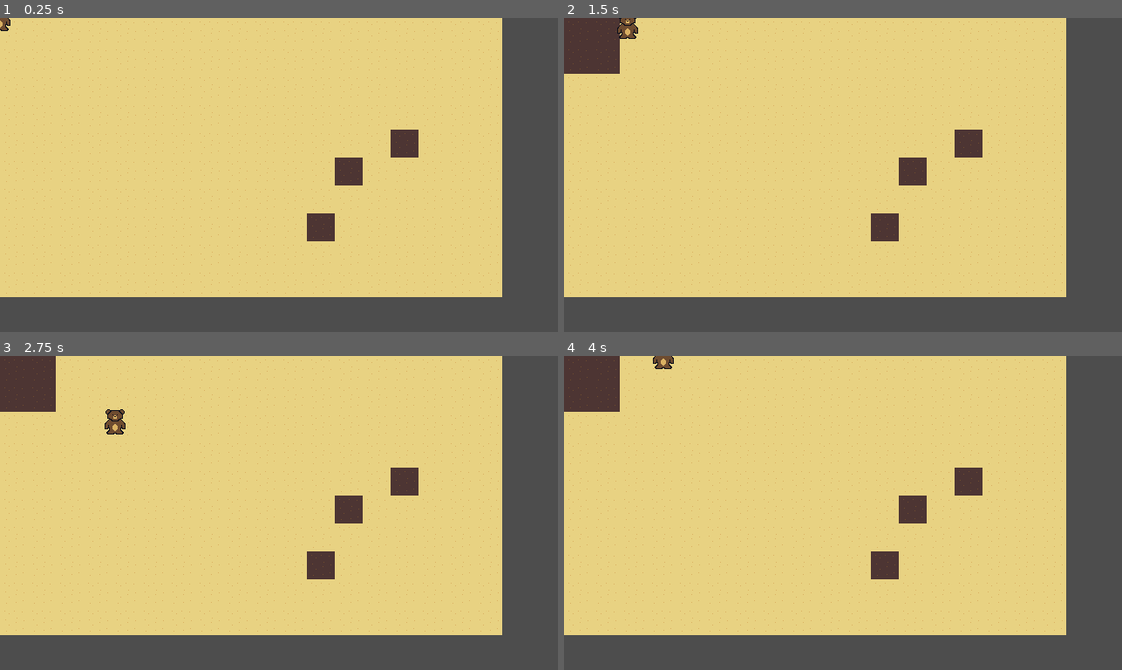
Above: before the commit, frames 1-4 (two rows, left to right).
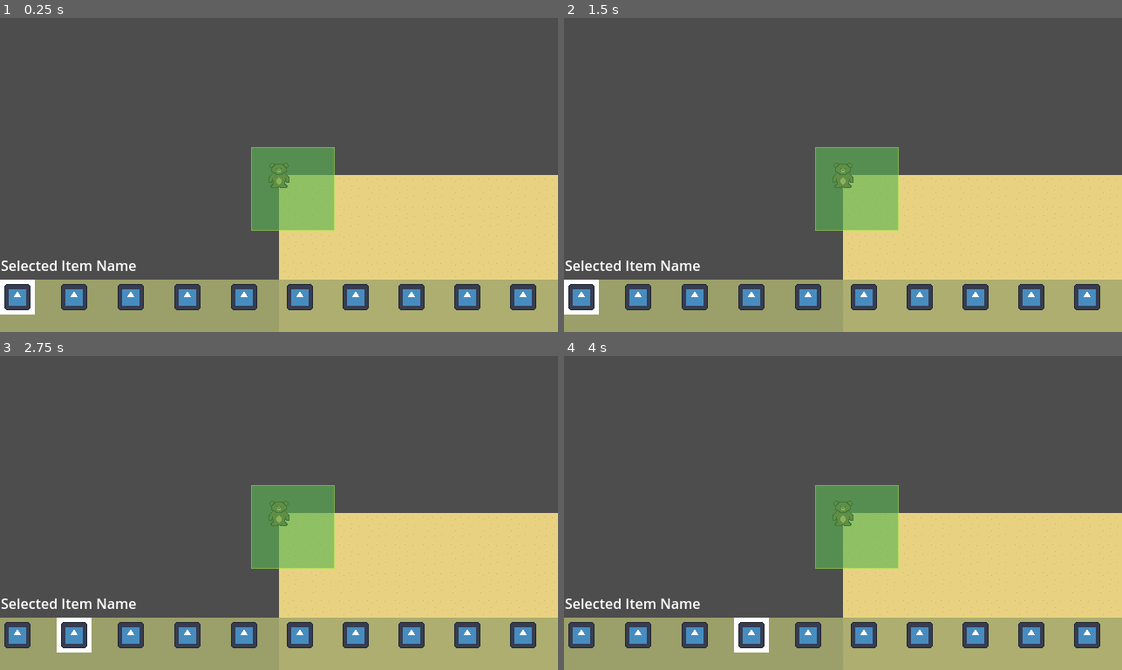
Above: after the commit, the same moments.

Repository: GregCK/beargarden
Game: Godot game, scene res://Scenes/garden_0.tscn
The game is run twice, just before and just after one commit, with the same random seed, the same clock (stepped at 60 frames per second) and the same inputs. The engine's default icon, where the game draws it, is replaced by a stand-in: a white triangle on a blue panel in a dark square.
Inputs (mouse positions are in pixels of both pictures, inside the frame that each line leads up to):
- Up to frame 1 (0.25 s): no input
- Up to frame 2 (1.5 s): tap Enter at 0.5 s; move the mouse to (965, 159) at 0.52 s; hold D (move_right) 0.53-1.28 s; hold 1 (item_1, bound only after the commit) 0.53-1.28 s; tap J (water) at 0.6 s; move the mouse to (731, 190) at 1.27 s; hold S (move_down) from 1.28 s (still down); tap 1 (item_1, bound only after the commit) at 1.35 s
- Up to frame 3 (2.75 s): tap 0 (item_10, bound only after the commit) at 1.55 s; move the mouse to (334, 443) at 2.02 s; release S (move_down) at 2.03 s; hold D (move_right) from 2.03 s (still down); hold 0 (item_10, bound only after the commit) from 2.03 s (still down); tap 2 (item_2, bound only after the commit) at 2.3 s
- Up to frame 4 (4 s): move the mouse to (815, 575) at 2.77 s; release D (move_right) at 2.78 s; release 0 (item_10, bound only after the commit) at 2.78 s; hold W (move_up) 2.78-3.53 s; tap 2 (item_2, bound only after the commit) at 2.85 s; tap 3 (item_3, bound only after the commit) at 3.05 s; move the mouse to (1010, 560) at 3.52 s; hold A (move_left) from 3.53 s (still down); hold 3 (item_3, bound only after the commit) from 3.53 s (still down); tap 4 (item_4, bound only after the commit) at 3.8 s

The runs differ from the first frame. In frame 1, 83% of the frame differs, in the area x 0-100%, y 0-100%; in frame 2, 83%; in frame 3, 83%; in frame 4, 83%.
Error after the commit: Parse Error: Class "Player" hides a global script class. (res://Scripts/Player.gd:1)

Commit message:
hotbar

Diff:
--- /dev/null
+++ b/Resources/Plant_Types/basil.tres
@@ -0,0 +1,13 @@
+[gd_resource type="Resource" script_class="Plant_Type" load_steps=3 format=3 uid="uid://dryckb281f6tv"]
+
+[ext_resource type="Script" path="res://Scripts/Plant_Type.gd" id="1_16etm"]
+[ext_resource type="Texture2D" uid="uid://dgv7yw3g5rvel" path="res://Resources/Assets/Images/seed0.png" id="1_yr750"]
+
+[resource]
+script = ExtResource("1_16etm")
+plant_name = "Basil"
+drinking_period = 6
+progress_to_mature = 10
+progress_to_sprite = {
+0: ExtResource("1_yr750")
+}
--- /dev/null
+++ b/Resources/Plant_Types/cucumber.tres
@@ -0,0 +1,10 @@
+[gd_resource type="Resource" script_class="Plant_Type" load_steps=2 format=3 uid="uid://pfyrtbjdbq4a"]
+
+[ext_resource type="Script" path="res://Scripts/Plant_Type.gd" id="1_t72ho"]
+
+[resource]
+script = ExtResource("1_t72ho")
+plant_name = "Cucumber"
+drinking_period = 4
+progress_to_mature = 10
+progress_to_sprite = {}
--- /dev/null
+++ b/Resources/Plant_Types/tomato.tres
@@ -0,0 +1,8 @@
+[gd_resource type="Resource" script_class="Plant" load_steps=2 format=3 uid="uid://c647j5q3dfrgf"]
+
+[ext_resource type="Script" path="res://Scripts/Plant_Type.gd" id="1_1ynat"]
+
+[resource]
+script = ExtResource("1_1ynat")
+plant_name = "Tomato"
+drinking_period = 3
--- a/Scenes/garden_0.tscn
+++ b/Scenes/garden_0.tscn
@@ -1,6 +1,6 @@
 [gd_scene load_steps=6 format=4 uid="uid://dk0g06qlr3v1f"]
 
-[ext_resource type="Script" path="res://Scripts/map.gd" id="1_f3ffi"]
+[ext_resource type="Script" path="res://Scripts/Map.gd" id="1_f3ffi"]
 [ext_resource type="PackedScene" uid="uid://dx6dg150rm5hg" path="res://Scenes/player.tscn" id="2_ei0gq"]
 [ext_resource type="PackedScene" uid="uid://bnyh07qddka1b" path="res://Scenes/grid_helper_front.tscn" id="2_o6a05"]
 [ext_resource type="TileSet" uid="uid://m4xvbm6t5g6x" path="res://Resources/TileSets/ground_set_32x32_0.tres" id="2_tr3ef"]
--- /dev/null
+++ b/Scenes/held_seed.tscn
@@ -0,0 +1,13 @@
+[gd_scene load_steps=3 format=3 uid="uid://dbrhyve5hlie8"]
+
+[ext_resource type="Script" path="res://Scripts/Held_Seed.gd" id="1_vh663"]
+[ext_resource type="Texture2D" uid="uid://dgv7yw3g5rvel" path="res://Resources/Assets/Images/seed0.png" id="2_fdevk"]
+
+[node name="HeldSeed" type="Node2D"]
+texture_filter = 1
+script = ExtResource("1_vh663")
+hotbarTexture = ExtResource("2_fdevk")
+
+[node name="Sprite2D" type="Sprite2D" parent="."]
+texture_filter = 1
+texture = ExtResource("2_fdevk")
--- /dev/null
+++ b/Scenes/hotbar_panel.tscn
@@ -0,0 +1,22 @@
+[gd_scene load_steps=3 format=3 uid="uid://drxy4m3mfwgf4"]
+
+[ext_resource type="Script" path="res://Scripts/Hotbar_Panel.gd" id="1_d07ml"]
+[ext_resource type="Texture2D" uid="uid://bqhqnmrqyx3kc" path="res://Resources/Assets/Images/icon.svg" id="1_nm1a3"]
+
+[node name="HotbarPanel" type="Panel"]
+offset_right = 40.0
+offset_bottom = 40.0
+size_flags_horizontal = 3
+script = ExtResource("1_d07ml")
+
+[node name="SelectRect" type="ColorRect" parent="."]
+layout_mode = 0
+offset_right = 40.0
+offset_bottom = 40.0
+
+[node name="Sprite2D" type="Sprite2D" parent="."]
+texture_filter = 1
+position = Vector2(19, 19)
+scale = Vector2(0.234131, 0.234131)
+texture = ExtResource("1_nm1a3")
+offset = Vector2(4, 4)
--- a/Scenes/player.tscn
+++ b/Scenes/player.tscn
@@ -1,7 +1,10 @@
-[gd_scene load_steps=3 format=3 uid="uid://dx6dg150rm5hg"]
+[gd_scene load_steps=6 format=3 uid="uid://dx6dg150rm5hg"]
 
-[ext_resource type="Script" path="res://Scripts/player.gd" id="1_hj2jj"]
+[ext_resource type="Script" path="res://Scripts/Player.gd" id="1_hj2jj"]
 [ext_resource type="Texture2D" uid="uid://svv4vclo07wi" path="res://Resources/Assets/Images/bear_front_32x32_0.png" id="2_py0j5"]
+[ext_resource type="Script" path="res://Scripts/HotBar.gd" id="3_2bdjw"]
+[ext_resource type="PackedScene" uid="uid://drxy4m3mfwgf4" path="res://Scenes/hotbar_panel.tscn" id="3_kt22t"]
+[ext_resource type="Script" path="res://Scripts/Hotbar_Container.gd" id="4_p5jo2"]
 
 [node name="Player" type="CharacterBody2D"]
 script = ExtResource("1_hj2jj")
@@ -9,3 +12,76 @@
 [node name="Sprite2D" type="Sprite2D" parent="."]
 texture_filter = 1
 texture = ExtResource("2_py0j5")
+
+[node name="Camera2D" type="Camera2D" parent="."]
+
+[node name="CanvasLayer" type="CanvasLayer" parent="."]
+
+[node name="HotBar" type="Control" parent="CanvasLayer"]
+layout_mode = 3
+anchors_preset = 12
+anchor_top = 1.0
+anchor_right = 1.0
+anchor_bottom = 1.0
+offset_top = -60.0
+grow_horizontal = 2
+grow_vertical = 0
+script = ExtResource("3_2bdjw")
+
+[node name="ColorRect" type="ColorRect" parent="CanvasLayer/HotBar"]
+layout_mode = 1
+anchors_preset = 12
+anchor_top = 1.0
+anchor_right = 1.0
+anchor_bottom = 1.0
+offset_top = -60.0
+grow_horizontal = 2
+grow_vertical = 0
+color = Color(0.647059, 0.666667, 0.427451, 0.886275)
+
+[node name="SelectedItemNameLabel" type="Label" parent="CanvasLayer/HotBar"]
+layout_mode = 0
+offset_left = 1.0
+offset_top = -28.0
+offset_right = 157.0
+offset_bottom = -5.0
+text = "Selected Item Name"
+
+[node name="HotbarContainer" type="GridContainer" parent="CanvasLayer/HotBar"]
+layout_mode = 0
+offset_right = 640.0
+offset_bottom = 60.0
+columns = 10
+script = ExtResource("4_p5jo2")
+
+[node name="HotbarPanel" parent="CanvasLayer/HotBar/HotbarContainer" instance=ExtResource("3_kt22t")]
+layout_mode = 2
+
+[node name="HotbarPanel2" parent="CanvasLayer/HotBar/HotbarContainer" instance=ExtResource("3_kt22t")]
+layout_mode = 2
+
+[node name="HotbarPanel3" parent="CanvasLayer/HotBar/HotbarContainer" instance=ExtResource("3_kt22t")]
+layout_mode = 2
+
+[node name="HotbarPanel4" parent="CanvasLayer/HotBar/HotbarContainer" instance=ExtResource("3_kt22t")]
+layout_mode = 2
+
+[node name="HotbarPanel5" parent="CanvasLayer/HotBar/HotbarContainer" instance=ExtResource("3_kt22t")]
+layout_mode = 2
+
+[node name="HotbarPanel6" parent="CanvasLayer/HotBar/HotbarContainer" instance=ExtResource("3_kt22t")]
+layout_mode = 2
+
+[node name="HotbarPanel7" parent="CanvasLayer/HotBar/HotbarContainer" instance=ExtResource("3_kt22t")]
+layout_mode = 2
+
+[node name="HotbarPanel8" parent="CanvasLayer/HotBar/HotbarContainer" instance=ExtResource("3_kt22t")]
+layout_mode = 2
+
+[node name="HotbarPanel9" parent="CanvasLayer/HotBar/HotbarContainer" instance=ExtResource("3_kt22t")]
+layout_mode = 2
+
+[node name="HotbarPanel10" parent="CanvasLayer/HotBar/HotbarContainer" instance=ExtResource("3_kt22t")]
+layout_mode = 2
+
+[connection signal="hotbar_panel_selected" from="CanvasLayer/HotBar/HotbarContainer" to="." method="_on_hotbar_container_hotbar_panel_selected"]
--- /dev/null
+++ b/Scripts/Held_Seed.gd
@@ -0,0 +1,7 @@
+class_name HeldSeed
+extends Item
+
+
+var plant_type:Plant_Type
+func get_item_name() -> String:
+	return plant_type.plant_name + " seed"
--- /dev/null
+++ b/Scripts/HotBar.gd
@@ -0,0 +1,14 @@
+extends Control
+
+
+@onready var hotbarContainer = $HotbarContainer
+
+
+
+# Called when the node enters the scene tree for the first time.
+func _ready():
+	pass # Replace with function body.
+
+
+func update_hotbar(inventory:Dictionary):
+	hotbarContainer.update_hotbarPanels(inventory)
--- /dev/null
+++ b/Scripts/Hotbar_Container.gd
@@ -0,0 +1,110 @@
+extends GridContainer
+
+
+@onready var hotbarPanel:Hotbar_Panel = $HotbarPanel
+@onready var hotbarPanel2:Hotbar_Panel = $HotbarPanel2
+@onready var hotbarPanel3:Hotbar_Panel = $HotbarPanel3
+@onready var hotbarPanel4:Hotbar_Panel = $HotbarPanel4
+@onready var hotbarPanel5:Hotbar_Panel = $HotbarPanel5
+@onready var hotbarPanel6:Hotbar_Panel = $HotbarPanel6
+@onready var hotbarPanel7:Hotbar_Panel = $HotbarPanel7
+@onready var hotbarPanel8:Hotbar_Panel = $HotbarPanel8
+@onready var hotbarPanel9:Hotbar_Panel = $HotbarPanel9
+@onready var hotbarPanel10:Hotbar_Panel = $HotbarPanel10
+@onready var panels = [hotbarPanel, hotbarPanel2, hotbarPanel3, hotbarPanel4, hotbarPanel5,
+hotbarPanel6, hotbarPanel7, hotbarPanel8, hotbarPanel9, hotbarPanel10]
+
+@onready var selected_panel_index = 1
+@onready var selected_panel = hotbarPanel
+
+signal hotbar_panel_selected
+func set_panel(panel:Hotbar_Panel, index:int):
+	selected_panel = panel
+	selected_panel_index = index
+	emit_signal("hotbar_panel_selected", index)
+
+# Called when the node enters the scene tree for the first time.
+func _ready():
+	select_panel_by_panel(selected_panel)
+
+func _input(event):
+	if event.is_action_pressed("scroll_down"):
+		scroll_right()
+	elif event.is_action_pressed("scroll_up"):
+		scroll_left()
+	elif event.is_action_pressed("item_1"):
+		select_panel_by_index(0)
+	elif event.is_action_pressed("item_2"):
+		select_panel_by_index(1)
+	elif event.is_action_pressed("item_3"):
+		select_panel_by_index(2)
+	elif event.is_action_pressed("item_4"):
+		select_panel_by_index(3)
+	elif event.is_action_pressed("item_5"):
+		select_panel_by_index(4)
+	elif event.is_action_pressed("item_6"):
+		select_panel_by_index(5)
+	elif event.is_action_pressed("item_7"):
+		select_panel_by_index(6)
+	elif event.is_action_pressed("item_8"):
+		select_panel_by_index(7)
+	elif event.is_action_pressed("item_9"):
+		select_panel_by_index(8)
+	elif event.is_action_pressed("item_10"):
+		select_panel_by_index(9)
+
+func scroll_right():
+	selected_panel_index += 1
+	if selected_panel_index > 9:
+		selected_panel_index = 0
+
+	select_panel_by_index(selected_panel_index)
+
+func scroll_left():
+	selected_panel_index -= 1
+	if selected_panel_index < 0:
+		selected_panel_index = 9
+
+	select_panel_by_index(selected_panel_index)
+
+func select_panel_by_index(index:int):
+	var i = 0
+	for panel in panels:
+		if i == index:
+			panel.set_selected(true)
+			set_panel(panel, i)
+		else:
+			panel.set_selected(false)
+
+		i += 1
+
+func select_panel_by_panel(select_panel:Hotbar_Panel):
+	var i = 0
+	for panel in panels:
+		if select_panel == panel:
+			panel.set_selected(true)
+			set_panel(select_panel, i)
+		else:
+			panel.set_selected(false)
+
+		i += 1
+
+func update_hotbarPanels(inventory:Dictionary):
+	var i = 0
+	for panel in panels:
+#		get the item
+		var item = inventory[i]
+#		find the texture
+		var texture
+		if item == null:
+			texture = null
+		else:
+			texture = item.hotbarTexture
+			#texture = item.instance().hotbarTexture_get()
+
+#		set the texture
+#		panel.sprite.set_texture(texture)
+		panel.change_sprite_texture(texture)
+
+#		increment to next inventory item
+		i += 1
--- /dev/null
+++ b/Scripts/Hotbar_Panel.gd
@@ -0,0 +1,47 @@
+class_name Hotbar_Panel
+extends Panel
+
+
+@onready var sprite = $Sprite2D
+@onready var selectRect = $SelectRect
+
+
+const MAX_SIZE = 32
+
+# Called when the node enters the scene tree for the first time.
+func _ready():
+	set_selected(false)
+
+
+func set_selected(is_selected:bool):
+	if is_selected:
+		selectRect.visible = true
+	else:
+		selectRect.visible = false
+
+
+func change_sprite_texture(texture:Texture):
+	sprite.set_texture(texture)
+
+	if texture == null:
+		return
+
+	change_scale(texture)
+
+
+func change_scale(texture:Texture):
+#	change scale
+
+#	find the min of width and height
+	var width = texture.get_width()
+	var height = texture.get_height()
+	var min_side = max(width, height)
+
+#	find the scale_ratio
+	var scale_ratio = float(MAX_SIZE) / float(min_side)
+
+#	multiply the sprite scale by min_side to max_size ratio
+	var new_scale = Vector2(scale_ratio, scale_ratio)
+	sprite.set_scale(new_scale)
+
+	pass
--- /dev/null
+++ b/Scripts/Item.gd
@@ -0,0 +1,23 @@
+class_name Item
+extends Node
+
+signal item_pressed
+signal item_released
+
+@export var item_name:String : get = get_item_name
+func get_item_name():
+	return item_name
+
+
+@export var hotbarTexture:Texture:
+	get:
+		return hotbarTexture
+	set(new_texture):
+		hotbarTexture = new_texture
+
+
+func _input(event):
+	if event.is_action_pressed("use_item"):
+		emit_signal("item_pressed")
+	if event.is_action_released("use_item"):
+		emit_signal("item_released")
--- /dev/null
+++ b/Scripts/Plant_Type.gd
@@ -0,0 +1,12 @@
+class_name Plant_Type
+extends Resource
+
+const SEED_SPRITE = preload("res://Resources/Assets/Images/seed0.png")
+
+
+@export var plant_name:String = "Plant Name"
+@export var drinking_period:int = 3
+@export var progress_to_mature:int = 10
+@export var progress_to_sprite:Dictionary = {
+	0 : SEED_SPRITE
+}
--- a/Scripts/player.gd
+++ b/Scripts/player.gd
@@ -1,27 +1,49 @@
 class_name Player
 extends CharacterBody2D
 
+const HELD_SEED = preload("res://Scenes/held_seed.tscn")
+
+@onready var hotbar = $CanvasLayer/HotBar
+@onready var selectedItemNameLabel = $CanvasLayer/HotBar/SelectedItemNameLabel
 
 var face_direction:Vector2i = Vector2.UP
 var state = States.MOVE
+
+
+var inventory = {}
+var inventory_selected_index:int = 0
 
 const MAX_SPEED = 100
 const FRICTION = 1800
 const ACCEL = 600
 
 
-
-
 enum States {
 	MOVE,
-	WATER
+	WATER,
+	PLANT
 }
 
 signal enter_water_state
+signal enter_plant_state
 
 
 func _ready():
-	velocity = Vector2.ZERO
+	#	instance the inventory
+#	1 - range
+	for i in range(10):
+		inventory[i] = null
+
+	inventory[0] = HELD_SEED.instantiate()
+	inventory[0].plant_type = load("res://Resources/Plant_Types/tomato.tres")
+	inventory[1] = HELD_SEED.instantiate()
+	inventory[1].plant_type = load("res://Resources/Plant_Types/basil.tres")
+	pass
+
+	#	update the hotbar
+	hotbar.update_hotbar(inventory)
+
+	update_selected_item_name_label(inventory_selected_index)
 
 
 func _physics_process(delta):
@@ -30,7 +52,8 @@
 			move_state(delta)
 		States.WATER:
 			water_state(delta)
-
+		States.PLANT:
+			plant_state(delta)
 
 func move_state(delta):
 	#	handle movement
@@ -58,8 +81,13 @@
 
 	if Input.is_action_just_pressed("water"):
 		switch_state(States.WATER)
+	elif Input.is_action_just_pressed("use_item"):
+		switch_state(States.PLANT)
 
 func water_state(delta):
+	pass
+
+func plant_state(delta):
 	pass
 
 func switch_state(new_state:States):
@@ -68,5 +96,21 @@
 			pass
 		States.WATER:
 			emit_signal("enter_water_state")
+		States.PLANT:
+			emit_signal("enter_plant_state")
 
 	state = new_state
+
+
+func _on_hotbar_container_hotbar_panel_selected(index):
+	update_selected_item_name_label(index)
+
+func update_selected_item_name_label(index):
+	if not inventory.has(index):
+		return
+	var item = inventory[index]
+	if item == null:
+		selectedItemNameLabel.set_text("Empty")
+		return
+	var item_name:String = item.get_item_name()
+	selectedItemNameLabel.set_text(item_name)
--- a/project.godot
+++ b/project.godot
@@ -55,3 +55,68 @@
 "events": [Object(InputEventKey,"resource_local_to_scene":false,"resource_name":"","device":-1,"window_id":0,"alt_press …(192 unchanged characters)…
 ]
 }
+use_item={
+"deadzone": 0.5,
+"events": [Object(InputEventMouseButton,"resource_local_to_scene":false,"resource_name":"","device":-1,"window_id":0,"alt_pressed":false,"shift_pressed":false,"ctrl_pressed":false,"meta_pressed":false,"button_mask":0,"position":Vector2(0, 0),"global_position":Vector2(0, 0),"factor":1.0,"button_index":1,"canceled":false,"pressed":false,"double_click":false,"script":null)
+]
+}
+item_1={
+"deadzone": 0.5,
+"events": [null, Object(InputEventKey,"resource_local_to_scene":false,"resource_name":"","device":-1,"window_id":0,"alt_pressed":false,"shift_pressed":false,"ctrl_pressed":false,"meta_pressed":false,"pressed":false,"keycode":0,"physical_keycode":49,"key_label":0,"unicode":49,"location":0,"echo":false,"script":null)
+]
+}
+item_2={
+"deadzone": 0.5,
+"events": [Object(InputEventKey,"resource_local_to_scene":false,"resource_name":"","device":-1,"window_id":0,"alt_pressed":false,"shift_pressed":false,"ctrl_pressed":false,"meta_pressed":false,"pressed":false,"keycode":0,"physical_keycode":50,"key_label":0,"unicode":50,"location":0,"echo":false,"script":null)
+]
+}
+item_3={
+"deadzone": 0.5,
+"events": [Object(InputEventKey,"resource_local_to_scene":false,"resource_name":"","device":-1,"window_id":0,"alt_pressed":false,"shift_pressed":false,"ctrl_pressed":false,"meta_pressed":false,"pressed":false,"keycode":0,"physical_keycode":51,"key_label":0,"unicode":51,"location":0,"echo":false,"script":null)
+]
+}
+item_4={
+"deadzone": 0.5,
+"events": [Object(InputEventKey,"resource_local_to_scene":false,"resource_name":"","device":-1,"window_id":0,"alt_pressed":false,"shift_pressed":false,"ctrl_pressed":false,"meta_pressed":false,"pressed":false,"keycode":0,"physical_keycode":52,"key_label":0,"unicode":52,"location":0,"echo":false,"script":null)
+]
+}
+item_5={
+"deadzone": 0.5,
+"events": [Object(InputEventKey,"resource_local_to_scene":false,"resource_name":"","device":-1,"window_id":0,"alt_pressed":false,"shift_pressed":false,"ctrl_pressed":false,"meta_pressed":false,"pressed":false,"keycode":0,"physical_keycode":53,"key_label":0,"unicode":53,"location":0,"echo":false,"script":null)
+]
+}
+item_6={
+"deadzone": 0.5,
+"events": [Object(InputEventKey,"resource_local_to_scene":false,"resource_name":"","device":-1,"window_id":0,"alt_pressed":false,"shift_pressed":false,"ctrl_pressed":false,"meta_pressed":false,"pressed":false,"keycode":0,"physical_keycode":54,"key_label":0,"unicode":54,"location":0,"echo":false,"script":null)
+]
+}
+item_7={
+"deadzone": 0.5,
+"events": [Object(InputEventKey,"resource_local_to_scene":false,"resource_name":"","device":-1,"window_id":0,"alt_pressed":false,"shift_pressed":false,"ctrl_pressed":false,"meta_pressed":false,"pressed":false,"keycode":0,"physical_keycode":55,"key_label":0,"unicode":55,"location":0,"echo":false,"script":null)
+]
+}
+item_8={
+"deadzone": 0.5,
+"events": [Object(InputEventKey,"resource_local_to_scene":false,"resource_name":"","device":-1,"window_id":0,"alt_pressed":false,"shift_pressed":false,"ctrl_pressed":false,"meta_pressed":false,"pressed":false,"keycode":0,"physical_keycode":56,"key_label":0,"unicode":56,"location":0,"echo":false,"script":null)
+]
+}
+item_9={
+"deadzone": 0.5,
+"events": [Object(InputEventKey,"resource_local_to_scene":false,"resource_name":"","device":-1,"window_id":0,"alt_pressed":false,"shift_pressed":false,"ctrl_pressed":false,"meta_pressed":false,"pressed":false,"keycode":0,"physical_keycode":57,"key_label":0,"unicode":57,"location":0,"echo":false,"script":null)
+]
+}
+item_10={
+"deadzone": 0.5,
+"events": [Object(InputEventKey,"resource_local_to_scene":false,"resource_name":"","device":-1,"window_id":0,"alt_pressed":false,"shift_pressed":false,"ctrl_pressed":false,"meta_pressed":false,"pressed":false,"keycode":0,"physical_keycode":48,"key_label":0,"unicode":48,"location":0,"echo":false,"script":null)
+]
+}
+scroll_down={
+"deadzone": 0.5,
+"events": [Object(InputEventMouseButton,"resource_local_to_scene":false,"resource_name":"","device":-1,"window_id":0,"alt_pressed":false,"shift_pressed":false,"ctrl_pressed":false,"meta_pressed":false,"button_mask":0,"position":Vector2(0, 0),"global_position":Vector2(0, 0),"factor":1.0,"button_index":5,"canceled":false,"pressed":false,"double_click":false,"script":null)
+]
+}
+scroll_up={
+"deadzone": 0.5,
+"events": [Object(InputEventMouseButton,"resource_local_to_scene":false,"resource_name":"","device":-1,"window_id":0,"alt_pressed":false,"shift_pressed":false,"ctrl_pressed":false,"meta_pressed":false,"button_mask":0,"position":Vector2(0, 0),"global_position":Vector2(0, 0),"factor":1.0,"button_index":4,"canceled":false,"pressed":false,"double_click":false,"script":null)
+]
+}
Binary file added: Resources/Assets/Images/Aseprite/seed0.aseprite
Binary file added: Resources/Assets/Images/seed0.png
Not shown, added: Resources/Assets/Images/seed0.png.import
